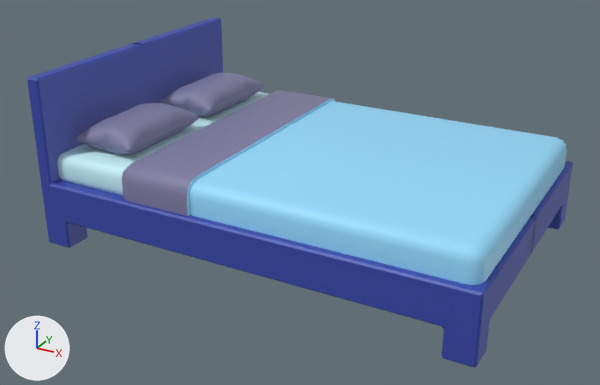
Two versions of the Blender file Models/Main level/Clutter Room/bed.blend, one commit apart.
The view is the same before and after, from a 50 mm lens placed at (1.09, -4.4, 2.05), pointed at (-0.67, -1.2, 0.44). Arrows for +X, +Y and +Z are at lower left; the lights stay in place.

In view in the first picture: 'Sheets', 'bed frame', 'mattress', 'pillow'.
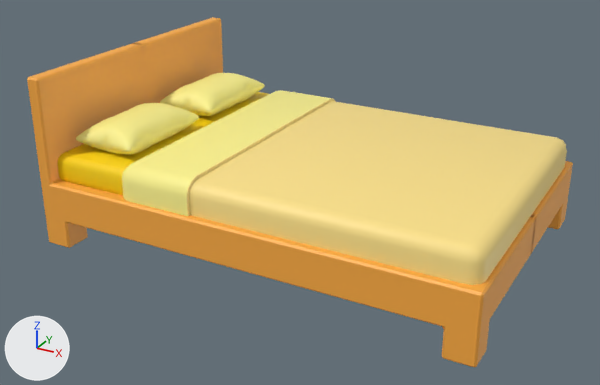
Boxes [x1, y1, x2, y2] around the edits, measured in the pictures (600 x 385 px):
'Sheets', recoloured (blue to yellow)
    both: [122, 90, 567, 285]
'bed frame', recoloured (blue to orange)
    both: [27, 17, 573, 368]
'pillow', recoloured (blue to yellow)
    both: [76, 73, 265, 155]
'mattress', recoloured (cyan to yellow)
    both: [57, 92, 269, 196]

The change, as a diff of the scene's bpy script:
```diff
--- a/Models/Main level/Clutter Room/bed.blend.py
+++ b/Models/Main level/Clutter Room/bed.blend.py
@@ mat_material @@
 mat_material = principled_material('Material')
-mat_material.base_color = (0.314, 0.723, 1.0)  # blue #98ddff
+mat_material.base_color = (1.0, 0.776, 0.258)  # yellow #ffe48b
@@ mat_mattress @@
 mat_mattress = principled_material('mattress')
-mat_mattress.base_color = (0.61, 0.93, 1.0)  # cyan #cdf7ff
+mat_mattress.base_color = (1.0, 0.68, 0.0)  # yellow #ffd700
@@ mat_bed_frame @@
 mat_bed_frame = principled_material('bed frame')
-mat_bed_frame.base_color = (0.0382, 0.0685, 0.413)  # blue #374aac
+mat_bed_frame.base_color = (1.0, 0.423, 0.0545)  # orange #ffae42
@@ mat_material_001 @@
 mat_material_001 = principled_material('Material.001')
-mat_material_001.base_color = (0.209, 0.202, 0.356)  # blue #7e7ca1
+mat_material_001.base_color = (1.0, 0.922, 0.275)  # yellow #fff68f
```
